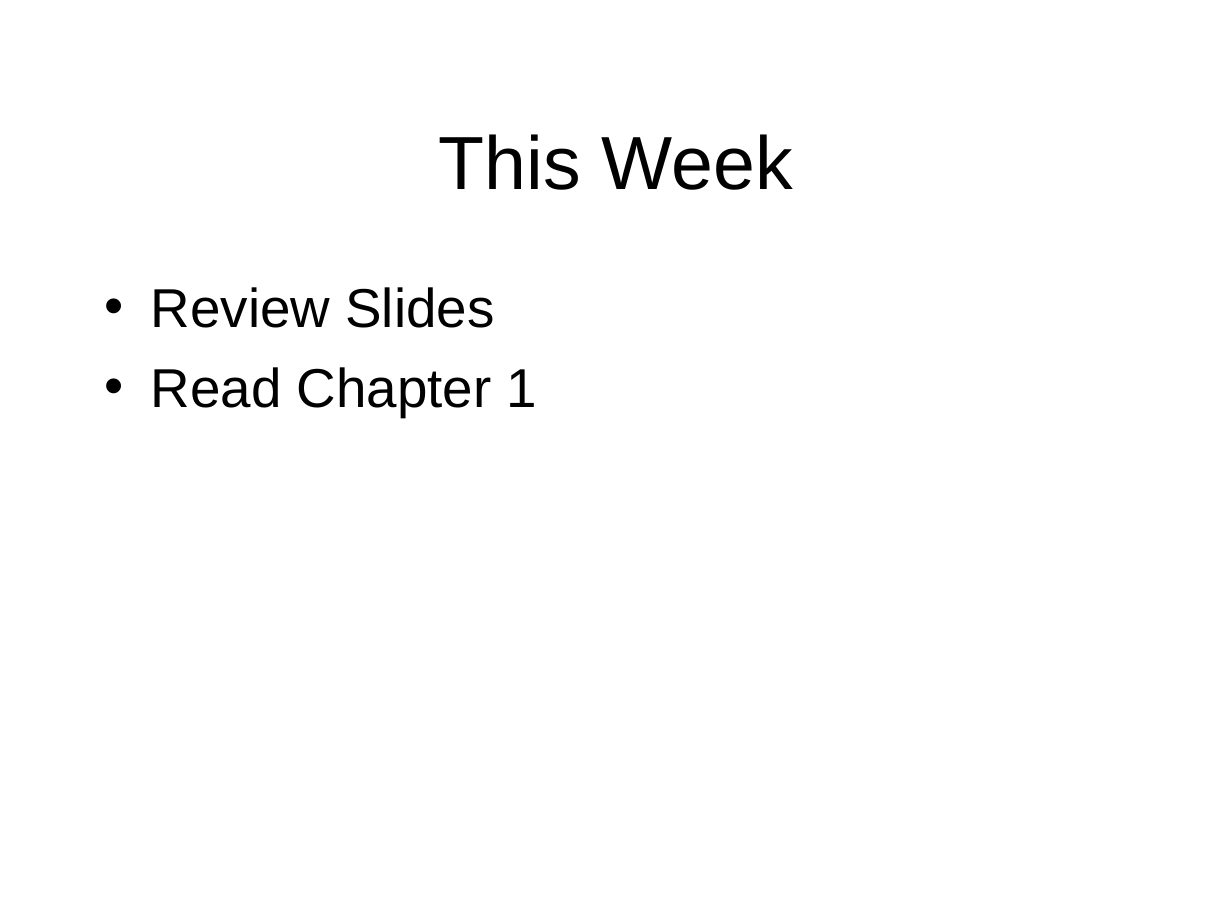
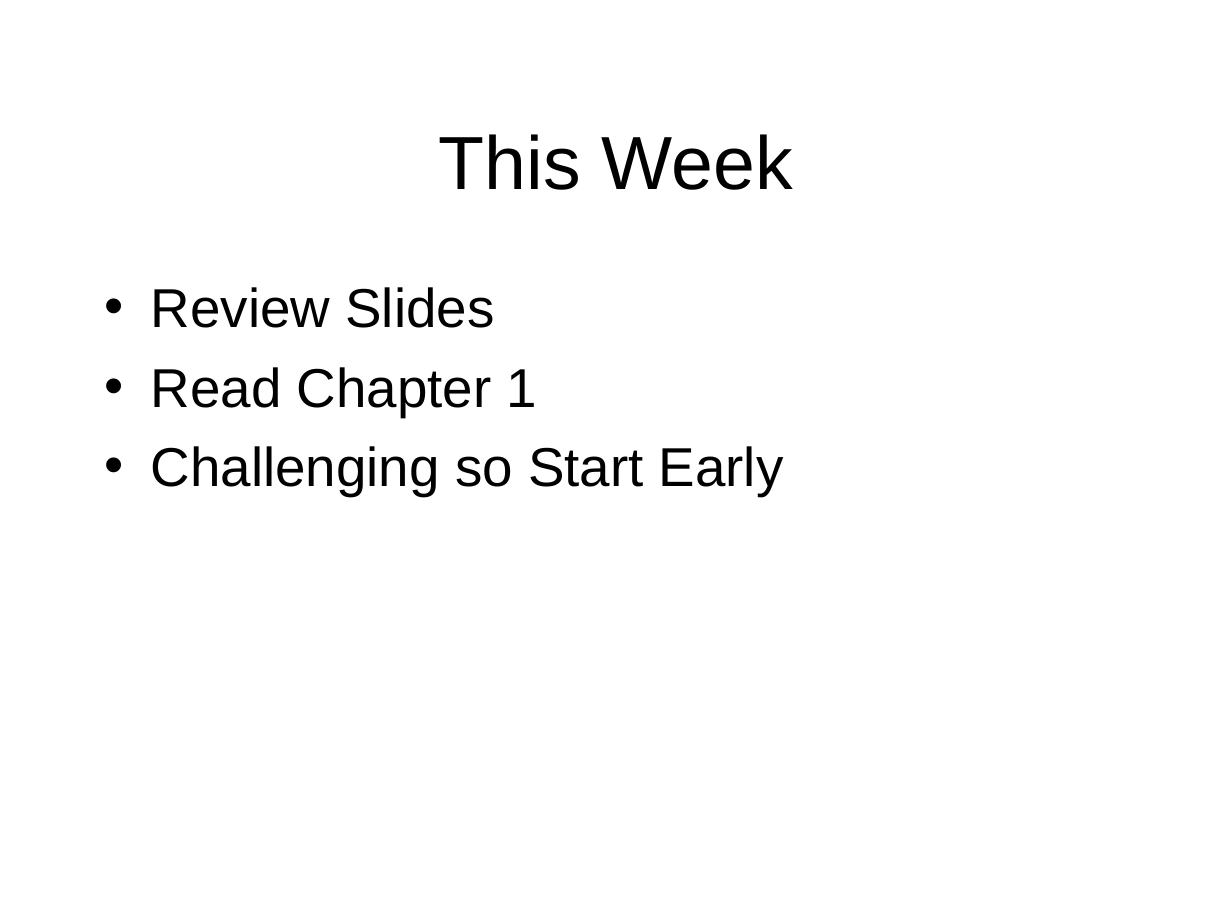
Before and after one commit to octaviordz/zjnu2017.github.io, a slide deck: slide 26 of OOAD/lectures/010--Introduction.ppt (slide 25 before the commit). Drawn at 1232x924 pixels with LibreOffice and Linux fonts; fonts in the diff are those of the drawing. Boxes give left, top, right and bottom in pixels: in the first picture for what was removed or moved away, otherwise in the second. Text is boxed around its words. In the diff, an @@ line names an element or a change of style, - is before the commit and + after.

```diff
--- a/OOAD/lectures/010--Introduction.ppt
+++ b/OOAD/lectures/010--Introduction.ppt
@@ text at (x1=151, y1=446, x2=784, y2=496): paragraph added @@
+• Challenging so Start Early
```
Also in this commit, not shown: 4 other slides changed, 1 slide added, 1 other file.
